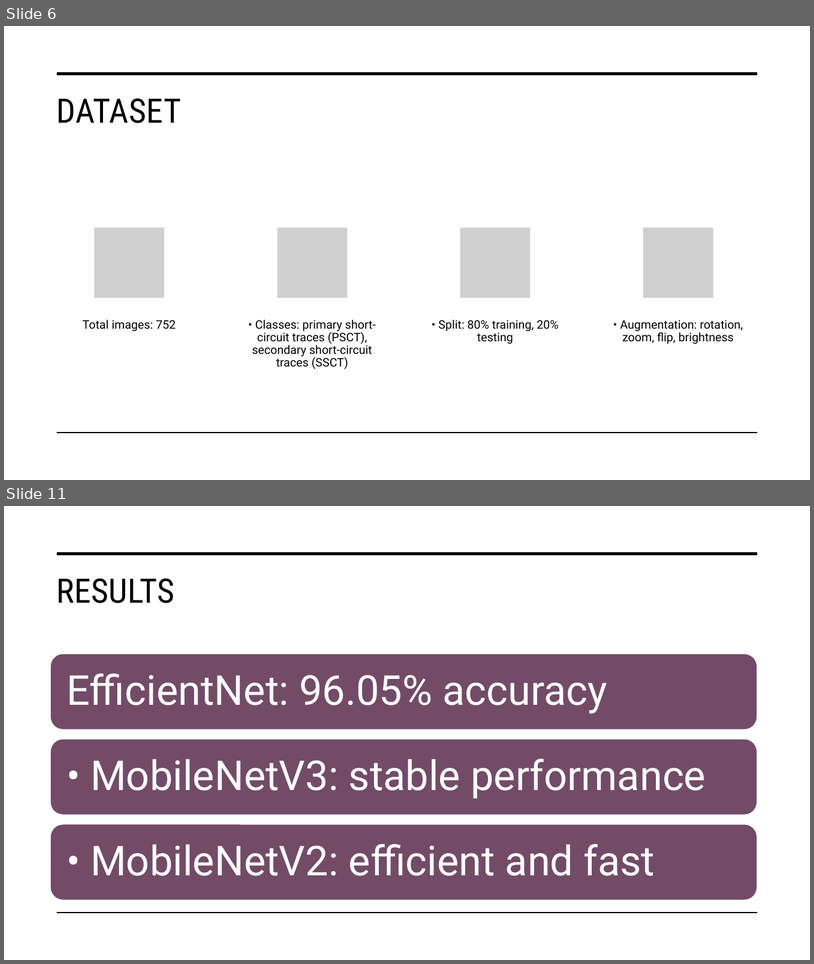
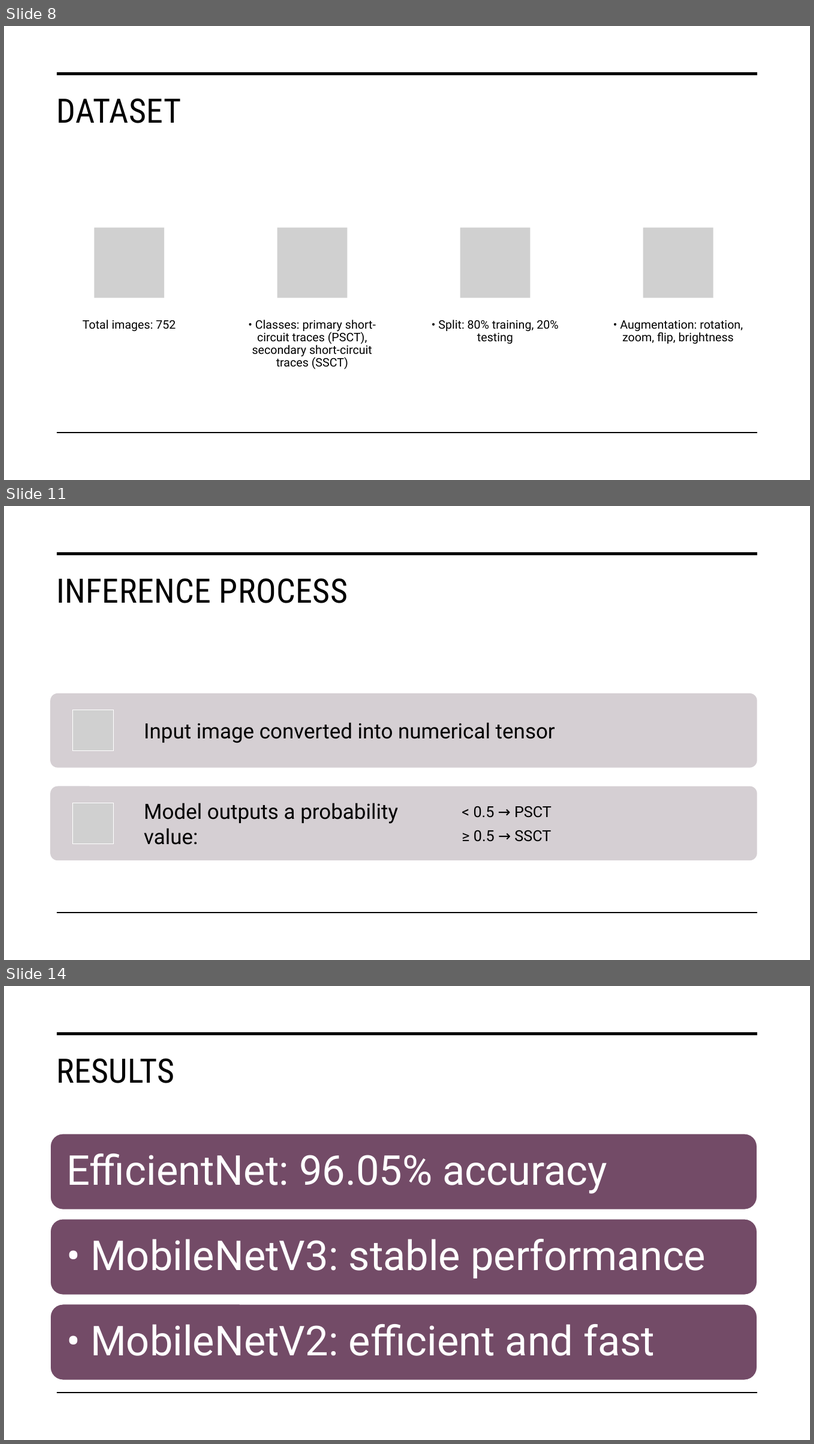
Before and after one commit to HadiNazari1/my-presentation-files-, a slide deck: Mobile Deep Learning Inference Framework for Android-Based Short-Circuit 1.pptx. Shown one above the other, each under a label of ours: slides 6 and 11 before the commit, slides 8, 11 and 14 after it; the slides between them are not shown. The pictures are 814x964 and 814x1444 pixels, drawn with LibreOffice and Linux fonts; fonts in the diff are those of the drawing; grey boxes stand for pictures. Boxes give left, top, right and bottom in pixels: in the first picture for what was removed or moved away, otherwise in the second. Text is boxed around its words. In the diff, an @@ line names an element or a change of style, - is before the commit and + after.

```diff
--- a/Mobile Deep Learning Inference Framework for Android-Based Short-Circuit 1.pptx
+++ b/Mobile Deep Learning Inference Framework for Android-Based Short-Circuit 1.pptx
@@ slide 11 added at (x1=4, y1=506, x2=810, y2=960), background #FFFFFF; not listed: 2 template elements that a slide beside it also shows @@
@@ title added at (x1=56, y1=578, x2=348, y2=603), 40 pt, text #000000 @@
+INFERENCE PROCESS
@@ group added at (x1=51, y1=693, x2=758, y2=861): 3 texts, 2 rounded rectangles, 2 pictures @@
+Input image converted into numerical tensor
+Model outputs a probability value:
+< 0.5 → PSCT
+≥ 0.5 → SSCT
@@ what was slide 6 is now slide 8 @@
@@ what was slide 11 is now slide 14 @@
```
Also in this commit, not shown: 8 slides changed, 4 other slides added, 1 other file.
